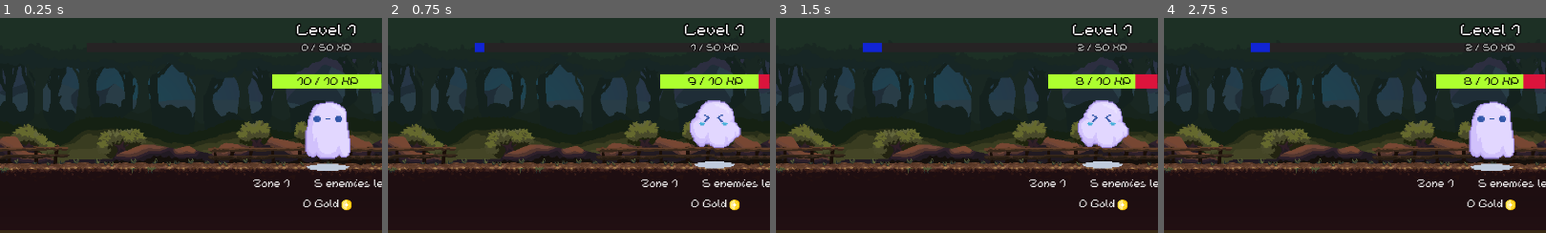
Above: before the commit, frames 1-4 (left to right).
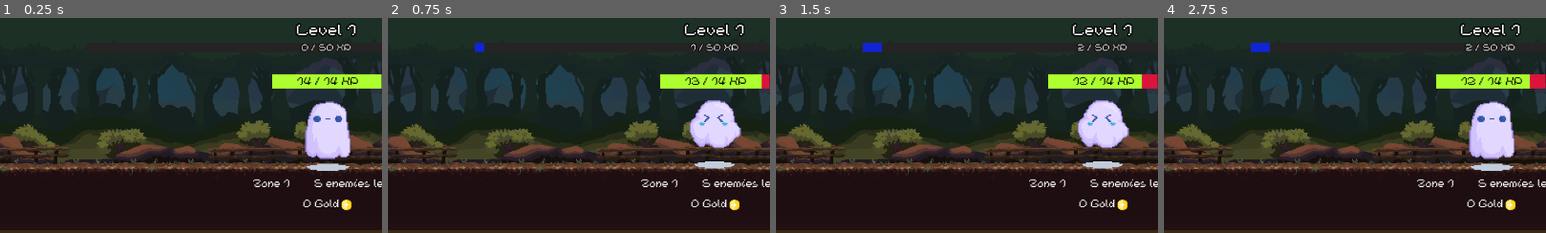
Above: after the commit, the same moments.

Repository: TTTaevas/SwordVenture
Game: Godot game, scene res://game.tscn
Two runs of this game, one before a commit and one after it. Both use one fixed random seed, a clock stepped at 60 frames per second and the inputs below.
Inputs (mouse positions are % of the whole screen's width and height, from its top left):
- Up to frame 1 (0.25 s): no input
- Up to frame 2 (0.75 s): tap Enter at 0.5 s; move the mouse to (50, 27) at 0.52 s; click (50, 27) at 0.67 s
- Up to frame 3 (1.5 s): tap Space at 1.25 s; move the mouse to (30, 55) at 1.27 s; click (30, 55) at 1.42 s
- Up to frame 4 (2.75 s): tap Enter at 2 s; move the mouse to (60, 28) at 2.02 s; click (60, 28) at 2.17 s
The pictures show only the part of the screen within x 7-57%, y 0-50%; the shares and areas given below are measured in that part.

The runs differ from the first frame. In frame 1, less than 0.1% of the frame differs, in the area x 79-89%, y 27-32%; in frame 2, 0.4%; in frame 3, 0.5%, in the area x 77-96%, y 26-33%; in frame 4, 0.5%.

Commit message:
coward enemies!

Diff:
--- a/bottom_screen.gd
+++ b/bottom_screen.gd
@@ -3,17 +3,17 @@
 signal gold_change
 
 var categories = [
-	{"name": "swords", "sprite": "res://sprites/icons/sword.png", "required_level": 2},
-	{"name": "potions", "sprite": "res://sprites/icons/potion.png", "required_level": 3}, #4
-	{"name": "scrolls", "sprite": "res://sprites/icons/scroll.png", "required_level": 3}, #10
-	{"name": "enchantments", "sprite": "res://sprites/icons/spark.png", "required_level": 3}, #20
+	{"name": "swords", "sprite": "res://sprites/icons/sword.png", "required_level": 2}, #2
+	{"name": "potions", "sprite": "res://sprites/icons/potion.png", "required_level": 4}, #4
+	{"name": "scrolls", "sprite": "res://sprites/icons/scroll.png", "required_level": 10}, #10
+	{"name": "enchantments", "sprite": "res://sprites/icons/spark.png", "required_level": 20}, #20
 ]
 var shop_category = preload("res://shop_category.tscn")
 
 var items = [
-	{"category": "swords", "price": 5, "dps": 1, "name": "Wooden Stick",
+	{"category": "swords", "price": 5, "dps": 1, "name": "Wooden Stick", #5 #1
 	"description": "A weird stick an old man sold you. It looks very fragile."},
-	{"category": "swords", "price": 30, "dps": 3, "name": "Stone Sword",
+	{"category": "swords", "price": 30, "dps": 3, "name": "Stone Sword", #30
 	"description": "Two rocks assembled on a stick. It's very cubic."},
 	{"category": "swords", "price": 100, "dps": 7, "name": "Iron Sword",
 	"description": "Forged by a blacksmith amateur. You'll have to deal with it."},
@@ -91,7 +91,7 @@
 	$Background.size.y = screen.y - 290
 
 	var gs_width = $GoldSprite.texture.get_width() * $GoldSprite.scale.x
-	$Gold.text = "%s Gold" % get_parent().gold
+	$Gold.text = "%s Gold" % PlayerVariables.gold
 	$Gold.size = $Gold.get_theme_font("font").get_string_size($Gold.text)
 	$Gold.position.x = (screen.x / 2) - ($Gold.size.x / 2) - (gs_width / 2)
 	$GoldSprite.position.x = $Gold.position.x + $Gold.size.x + 12
@@ -121,7 +121,7 @@
 		var cat = categories[e]
 		var button = find_child("Shop_category_%s" % cat["name"], false, false)
 
-		if (button.is_visible() == false and get_tree().root.get_node("Game").find_child("Enemy_screen").level >= button.required_level):
+		if (button.is_visible() == false and PlayerVariables.level >= button.required_level):
 			button.show()
 
 		var x = $ShopBackground.position.x * (e + 1)
--- a/enemy.gd
+++ b/enemy.gd
@@ -1,6 +1,6 @@
 extends Area2D
 
-signal enemy_death
+signal pacification
 
 var enemy_sprite := {
 	normal = "",
@@ -12,11 +12,23 @@
 var mouse_on_sprite := false
 
 var healthbar = preload("res://health.tscn")
+var panicbar = preload("res://panic.tscn")
 var found_dead := false
 var latest_click := Time.get_unix_time_from_system()
 
+var panic := 0
+var shake := 0
+var fleeing := false
+
 var max_health: int
 var health: int
+
+var personality: String
+
+func _on_enemy_mouse_entered():
+	mouse_on_sprite = true
+func _on_enemy_mouse_exited():
+	mouse_on_sprite = false
 
 func createShape(x: int, y: int, offset: int):
 	var blob_shape = RectangleShape2D.new()
@@ -38,14 +50,26 @@
 	]
 	enemy_sprite = enemies.pick_random()
 
-	var bar = healthbar.instantiate()
-	add_child(bar)
+	var personalities = ["plain", "coward", "persistent", "caring"]
+	personality = personalities.pick_random()
+
+	var default_hp = randf_range(PlayerVariables.default_hp * 0.8, PlayerVariables.default_hp * 1.2)
+	health = default_hp * (((PlayerVariables.zone - 1) * 1.66) if PlayerVariables.zone > 1 else 1.0)
+	if personality == "persistent":
+		health *= 1.3
+	elif personality == "caring":
+		health *= 0.7
+	health = round(health)
+	max_health = health
+
+	var health_bar = healthbar.instantiate()
+	add_child(health_bar)
+
+	if personality == "coward":
+		var panic_bar = panicbar.instantiate()
+		add_child(panic_bar)
 
 func _ready():
-	if health <= 0 or max_health <= 0:
-		health = 10
-		max_health = 10
-
 	var sprite := Sprite2D.new()
 	sprite.name = "Sprite"
 	sprite.texture = enemy_sprite.normal
@@ -54,13 +78,13 @@
 	global_position = Vector2(-500, 214 + enemy_sprite.offset)
 
 func _process(_delta):
-	if "animation_ongoing" in get_parent() and get_parent().animation_ongoing == true:
+	if fleeing or "animation_ongoing" in get_parent() and get_parent().animation_ongoing == true:
 		return
 
 	var new_position := get_viewport_rect().size
 	new_position.x /= 2
 
-	var enemies := get_parent().find_children("", "Area2D", false, false)
+	var enemies := get_parent().find_children("enemy_*", "", false, false)
 	var i := enemies.find(self)
 	var p := enemies.size() - 1
 	if p & 1 == 1:
@@ -75,31 +99,41 @@
 		new_position.x += 200
 		i -= 1
 
-	global_position.x = new_position.x
+	global_position.x = new_position.x + shake
 
 	if health <= 0 and not found_dead:
 		found_dead = true
 		$Sprite.texture = enemy_sprite.get("dead")
-		enemy_death.emit(self)
+		pacification.emit("death", self)
+
+	elif personality == "coward" and not fleeing and not found_dead:
+		var dice = floor(randf_range(1, ((100 * health) / max_health) * PlayerVariables.zone))
+
+		if dice <= (panic * 2):
+			shake += 5 if dice <= (panic) else -shake + -5
+		if dice == 1:
+			panic += 1
+		if panic == 10:
+			$Sprite.texture = enemy_sprite.get("hurt")
+			$Sprite.set_flip_h(true)
+			fleeing = true
+			var speed := 1.3
+			while position.x > -100:
+				await get_tree().create_timer(0.01).timeout
+				position.x -= speed
+				speed += 0.7
+			pacification.emit("flee", self)
 
 func _input(ev):
 	if ev is InputEventMouseButton and ev.button_index == MOUSE_BUTTON_LEFT:
-		if ev.pressed and mouse_on_sprite and health > 0:
+		if ev.pressed and mouse_on_sprite and health > 0 and not fleeing:
 			health -= get_parent().level if "level" in get_parent() else 1
-			if "experience" in get_parent():
-				get_parent().experience += 1
+			PlayerVariables.experience += 1
 
 			var click_time := Time.get_unix_time_from_system()
 			latest_click = click_time
 			$Sprite.texture = enemy_sprite.get("hurt")
 
 			await get_tree().create_timer(0.2).timeout
-			if click_time == latest_click and health > 0:
+			if click_time == latest_click and health > 0 and not fleeing:
 				$Sprite.texture = enemy_sprite.get("normal")
-
-
-func _on_enemy_mouse_entered():
-	mouse_on_sprite = true
-
-func _on_enemy_mouse_exited():
-	mouse_on_sprite = false
--- a/enemy_screen.gd
+++ b/enemy_screen.gd
@@ -2,77 +2,65 @@
 
 signal gold_change
 
-var enemy = preload("res://enemy.tscn")
-var max_health = 10
-var zone = 1
-var enemies_to_progress = 5
-var enemies_killed = 0
-
-var level = 1
-var experience = 0
-var max_exp = 50
+var enemy_scene = preload("res://enemy.tscn")
+var enemies_left = 0
 
 var animation_ongoing := false
 
 func _ready():
-	$Zone.text = "Zone %s" % zone
-	update_enemies_left(enemies_to_progress, enemies_killed)
-	spawn_monster()
-
+	spawn_enemy()
 	var p = $Background.get_child(0).position.y - 90
 	p += $Background.get_child(0).texture.get_height() * $Background.get_child(0).scale.y
 	$Zone.position.y = p
 	$Enemies_left.position.y = p
 
 func _process(_delta):
+	enemies_left = PlayerVariables.enemies_to_progress - PlayerVariables.enemies_killed
+	$Enemies_left.text = "%s enem%s left!" % [enemies_left, "ies" if enemies_left > 1 else "y"]
+	$Zone.text = "Zone %s" % PlayerVariables.zone
+
 	$Zone.size = $Zone.get_theme_font("font").get_string_size($Zone.text)
 	$Enemies_left.size = $Enemies_left.get_theme_font("font").get_string_size($Enemies_left.text)
 	$Zone.position.x = (get_viewport_rect().size.x / 2) - (($Zone.size.x + $Enemies_left.size.x + 40) / 2)
 	$Enemies_left.position.x = $Zone.position.x + $Zone.size.x + 40
 
-	if experience >= max_exp:
-		experience = 0
-		max_exp = round(max_exp * 1.4)
-		level += 1
+	if PlayerVariables.experience >= PlayerVariables.max_experience:
+		PlayerVariables.experience = 0
+		PlayerVariables.max_experience = round(PlayerVariables.max_experience * 1.4)
+		PlayerVariables.level += 1
 
-func death(e):
-	enemies_killed += 1
-	gold_change.emit(max(1, round(e.max_health / 10)))
-	experience += zone
-	update_enemies_left(enemies_to_progress, enemies_killed)
-	var enemies := find_children("", "Area2D", false, false)
+func pacification(method, e):
+	if method == "death":
+		PlayerVariables.enemies_killed += 1
+		gold_change.emit(max(1, round(e.max_health / 10)))
+		PlayerVariables.experience += PlayerVariables.zone
+	elif method == "flee":
+		PlayerVariables.enemies_to_progress -= 1
 
-	if enemies.size() <= 0 or enemies.all(func(node): return node.health <= 0):
+	var enemies := find_children("enemy_*", "", false, false)
+	if enemies.size() <= 0 or enemies.all(func(enemy): return (enemy.health <= 0 or enemy.fleeing)):
 		await get_tree().create_timer(0.2).timeout
 
-		if enemies_killed >= enemies_to_progress:
-			# await get_tree().create_timer(0.5).timeout
+		if PlayerVariables.enemies_killed >= PlayerVariables.enemies_to_progress:
 			animation_ongoing = true
 			await find_child("Background").animate(enemies)
 			animation_ongoing = false
-			zone += 1
-			$Zone.text = "Zone %s" % zone
-			update_enemies_left(10, 0)
+
+			PlayerVariables.zone += 1
+			PlayerVariables.enemies_killed = 0
+			PlayerVariables.enemies_to_progress = 10
 		else:
 			for i in enemies:
 				i.free()
 
-		spawn_monster()
+		spawn_enemy()
 
-func update_enemies_left(to_progress: int, killed: int):
-	enemies_to_progress = to_progress
-	enemies_killed = killed
-	var enemies_left = to_progress - killed
-	$Enemies_left.text = "%s enem%s left!" % [enemies_left, "ies" if enemies_left > 1 else "y"]
-
-func spawn_monster():
-	var monster := enemy.instantiate()
-	monster.connect("enemy_death", death)
-	var i = round((randf_range(max_health / 1.2, max_health * 1.2)) * (((zone - 1) * 1.66) if zone > 1 else 1))
-	monster.max_health = i
-	monster.health = i
-	add_child(monster)
+func spawn_enemy():
+	var enemy := enemy_scene.instantiate()
+	enemy.connect("pacification", pacification)
+	enemy.name = "enemy_%s" % find_children("enemy_*", "", false, false).size()
+	add_child(enemy)
 
 	var max_enemies = floor(get_viewport_rect().size.x / 200)
-	if randi() % 5 == 4 and find_children("", "Area2D", false, false).size() < min(max_enemies, enemies_to_progress - enemies_killed):
-		spawn_monster()
+	if randi() % 5 == 4 and find_children("enemy_*", "", false, false).size() <min(max_enemies, enemies_left):
+		spawn_enemy()
--- a/game.gd
+++ b/game.gd
@@ -1,31 +1,38 @@
 extends Node2D
 
-var gold = 0
 var game_clock = 0
 
 func _ready():
-	$Enemy_screen.connect("gold_change", func(i): gold += i)
-	$Bottom_screen.connect("gold_change", func(i): gold -= i)
+	$Enemy_screen.connect("gold_change", func(i): PlayerVariables.gold += i)
+	$Bottom_screen.connect("gold_change", func(i): PlayerVariables.gold -= i)
 
 func _process(delta):
 	game_clock += delta
 	if int(game_clock) != 0:
 		game_clock = 0
 
-		var dps = 0
+		var dps := 0.0
 		var items = $Bottom_screen.bought_items
 
 		var swords = items.filter(func(item): return item.category == "swords" and item.equipped == false)
 		for i in swords:
 			dps += i.dps
 
-		var attacks_per_second := 10 if dps >= 10 else 5 if dps >= 5 else 1
-		for i in attacks_per_second:
-			damage_with_sword((1.0 / attacks_per_second) * (i + 1.0), dps / attacks_per_second)
+		var aps := dps
+		if aps > 100:
+			var divider = 10
+			while aps / divider != int(aps / divider) or int(aps / divider) > 100:
+				divider += 1
+			aps /= divider
+
+		PlayerVariables.damage_per_second = dps
+		PlayerVariables.attacks_per_second = aps
+		for i in aps:
+			damage_with_sword((1.0 / aps) * (i + 1.0), dps / aps)
 
 func damage_with_sword(timeout: float, damage: float):
 	await get_tree().create_timer(timeout).timeout
 	var enemies = $Enemy_screen.find_children("", "Area2D", false, false)
 	enemies = enemies.filter(func(i): return i.health > 0)
 	if damage != null and enemies.size() > 0:
-		enemies[0].health -= damage
+		(enemies[0] if randi() % 31 < 30 else enemies.pick_random()).health -= damage
--- a/health.tscn
+++ b/health.tscn
@@ -12,7 +12,7 @@
 
 [node name="Health" type="TextureProgressBar"]
 offset_right = 183.0
-offset_bottom = 26.0
+offset_bottom = 24.0
 value = 50.0
 texture_under = ExtResource("1_ycd3f")
 texture_progress = ExtResource("2_qn6k8")
--- a/level.gd
+++ b/level.gd
@@ -1,7 +1,5 @@
 extends Control
 
-
-# Called when the node enters the scene tree for the first time.
 func _ready():
 	self.position.y = 0
 	$LevelLabel.position.y = 10
@@ -11,11 +9,11 @@
 func _process(_delta):
 	global_position.x = (get_viewport_rect().size.x / 2) - (self.size.x)
 
-	$ExperienceBar.value = get_parent().experience
-	$ExperienceBar.max_value = get_parent().max_exp
+	$ExperienceBar.value = PlayerVariables.experience
+	$ExperienceBar.max_value = PlayerVariables.max_experience
 
 	$ExperienceLabel.text = "%s / %s XP" % [$ExperienceBar.value, $ExperienceBar.max_value]
-	$LevelLabel.text = "Level %s" % get_parent().level
+	$LevelLabel.text = "Level %s" % PlayerVariables.level
 	$ExperienceLabel.size = $ExperienceLabel.get_theme_font("font").get_string_size($ExperienceLabel.text)
 	$LevelLabel.size = $LevelLabel.get_theme_font("font").get_string_size($LevelLabel.text)
 
--- /dev/null
+++ b/panic.gd
@@ -0,0 +1,13 @@
+extends TextureProgressBar
+
+func _process(_delta):
+	var monster = get_parent()
+	var new_position := get_viewport_rect().size
+	new_position.x = monster.position.x
+	new_position.x -= (size.x * scale.x) / 2
+	new_position.y = monster.position.y
+	new_position.y -= 120
+	global_position = new_position
+
+	self.value = monster.panic
+	self.max_value = 10
--- /dev/null
+++ b/panic.tscn
@@ -0,0 +1,15 @@
+[gd_scene load_steps=4 format=3 uid="uid://82hnbyyw5m63"]
+
+[ext_resource type="Texture2D" uid="uid://mekeu342krgg" path="res://sprites/panicbar_bottom.png" id="1_u44bu"]
+[ext_resource type="Texture2D" uid="uid://dhnnjgx33jfg4" path="res://sprites/panicbar_progress.png" id="3_hrvmn"]
+[ext_resource type="Script" path="res://panic.gd" id="4_pnbcy"]
+
+[node name="Panic" type="TextureProgressBar"]
+offset_right = 135.0
+offset_bottom = 15.0
+scale = Vector2(1.2, 1.2)
+max_value = 10.0
+value = 5.0
+texture_under = ExtResource("1_u44bu")
+texture_progress = ExtResource("3_hrvmn")
+script = ExtResource("4_pnbcy")
--- /dev/null
+++ b/player_variables.gd
@@ -0,0 +1,15 @@
+extends Node
+
+var level = 1
+var experience = 0
+var max_experience = 50
+
+var gold = 0
+
+var zone = 1
+var enemies_to_progress = 5
+var enemies_killed = 0
+var default_hp = 10
+
+var damage_per_second = 0
+var attacks_per_second = 0
--- a/project.godot
+++ b/project.godot
@@ -13,7 +13,12 @@
 config/name="clicker-game"
 run/main_scene="res://game.tscn"
 config/features=PackedStringArray("4.1", "GL Compatibility")
+boot_splash/show_image=false
 config/icon="res://icon.svg"
+
+[autoload]
+
+PlayerVariables="*res://player_variables.gd"
 
 [display]
 
--- a/shop_button.gd
+++ b/shop_button.gd
@@ -18,7 +18,7 @@
 	original_dps = dps
 
 func _process(_delta):
-	if get_tree().root.get_node("Game").gold < price:
+	if PlayerVariables.gold < price:
 		disabled = true
 	elif disabled == true:
 		disabled = false
Binary file added: sprites/panicbar_bottom.png
Not shown, added: sprites/panicbar_bottom.png.import
Binary file added: sprites/panicbar_progress.png
Not shown, added: sprites/panicbar_progress.png.import
Binary file added: sprites/panicbar_top.png
Not shown, added: sprites/panicbar_top.png.import
